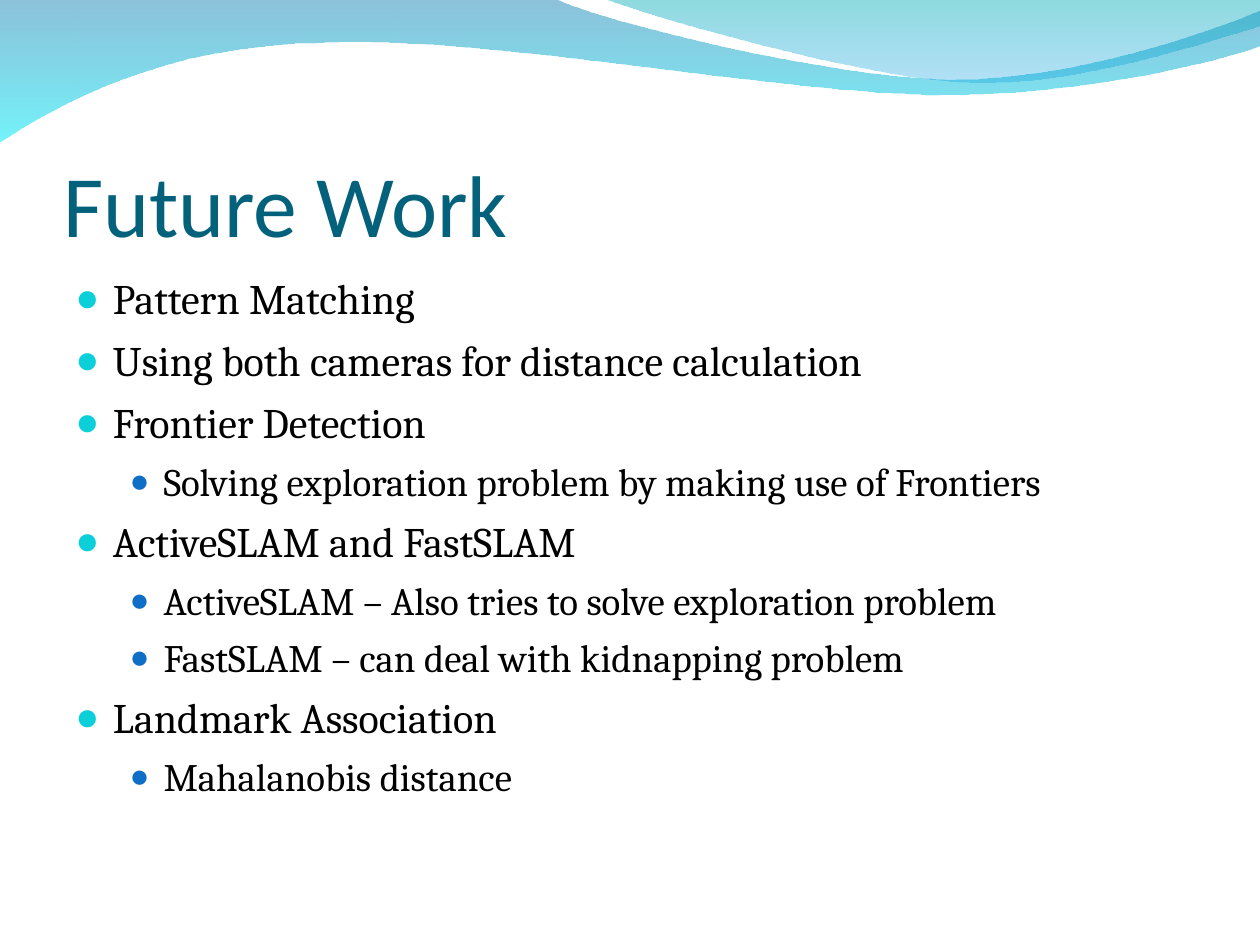
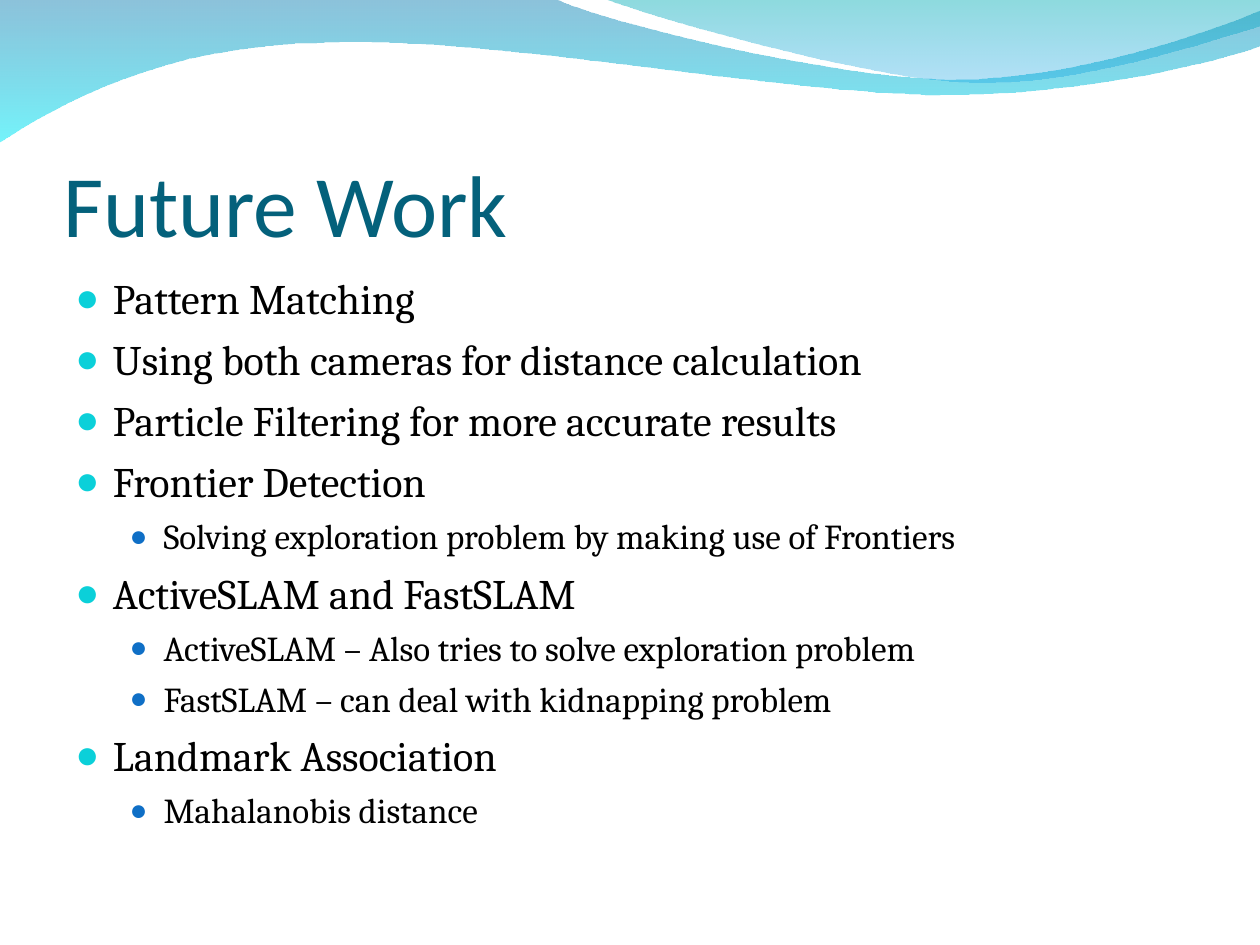
Before and after one commit to HerkyJerky/NAO-ALPHA-AS-FUCK-ROBOTS, a slide deck: slide 17 of Presentation Parts/Final Presentation.ppt. Drawn at 1260x945 pixels with LibreOffice and Linux fonts; fonts in the diff are those of the drawing; background and template pictures are left out. Boxes give left, top, right and bottom in pixels: in the first picture for what was removed or moved away, otherwise in the second. Text is boxed around its words. In the diff, an @@ line names an element or a change of style, - is before the commit and + after.

```diff
--- a/Presentation Parts/Final Presentation.ppt
+++ b/Presentation Parts/Final Presentation.ppt
@@ text at <box>113,284,955,824</box>: size 24.1 to 24 pt in "Pattern Matching", "Using both cameras for distance calculation", "Frontier Detection", "ActiveSLAM and FastSLAM" and 1 more places; size 22.2 to 20 pt in "Solving exploration problem by making use of ...", "ActiveSLAM – Also tries to solve exploration ...", "FastSLAM – can deal with kidnapping problem", "Mahalanobis distance"; less space between paragraphs @@
@@ text at <box>113,406,836,446</box>: paragraph added @@
+● Particle Filtering for more accurate results
```
Also in this commit, not shown: 2 other slides changed.
